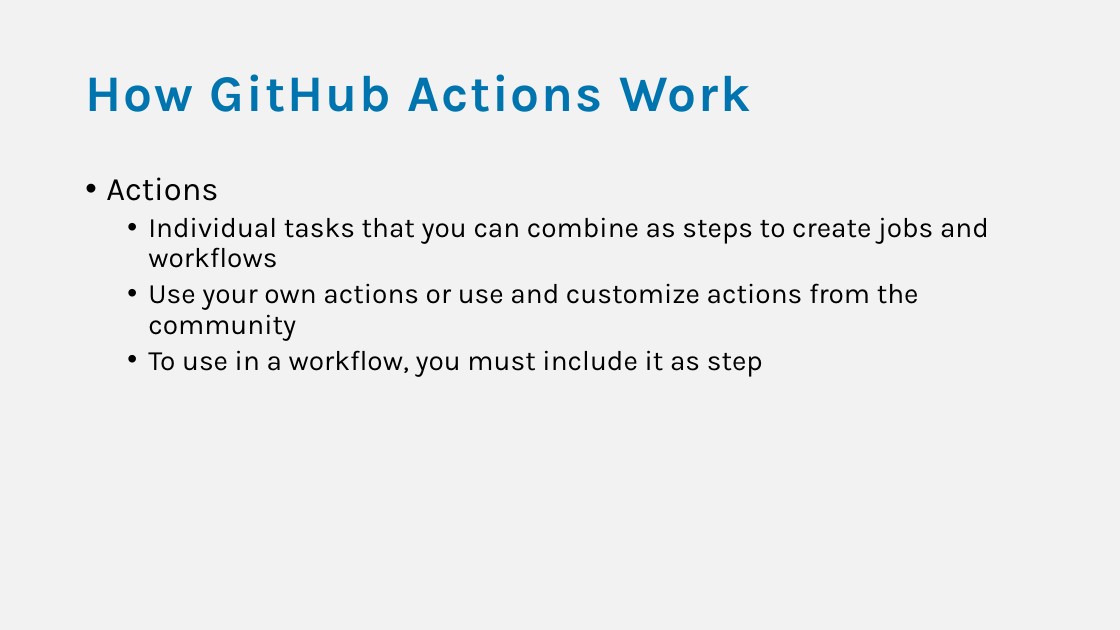
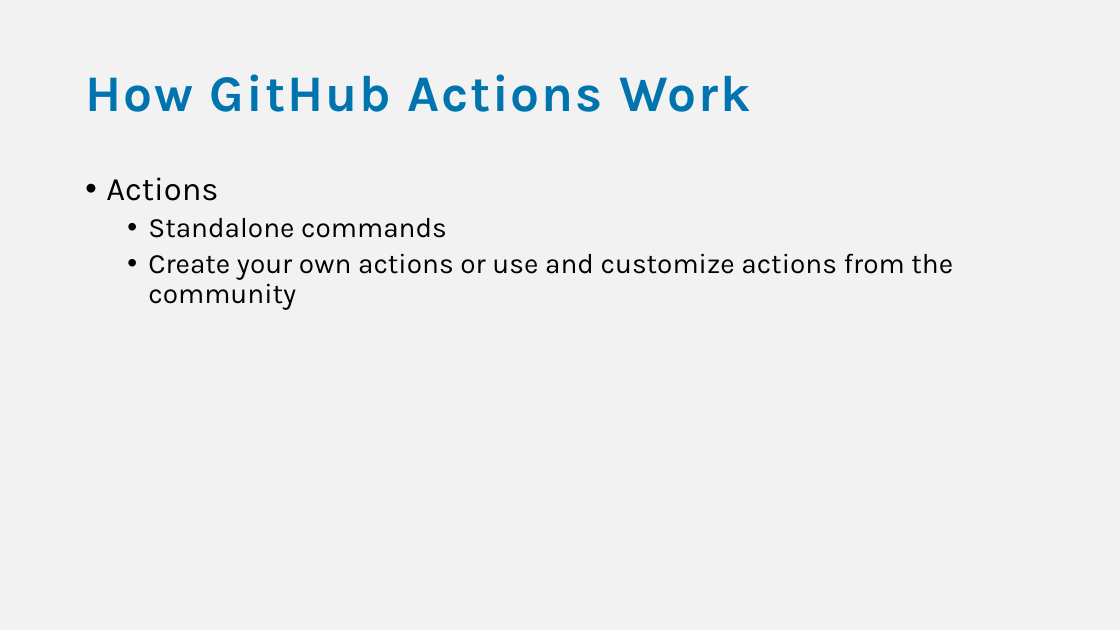
Before and after one commit to bjablonsky/GithubActions, a slide deck: slide 11 of slides/GithubActions-WorkflowsInYourRepo.pptx (slide 8 before the commit). Drawn at 1120x630 pixels with LibreOffice and Linux fonts; fonts in the diff are those of the drawing. Boxes give left, top, right and bottom in pixels: in the first picture for what was removed or moved away, otherwise in the second. Text is boxed around its words. In the diff, an @@ line names an element or a change of style, - is before the commit and + after.

```diff
--- a/slides/GithubActions-WorkflowsInYourRepo.pptx
+++ b/slides/GithubActions-WorkflowsInYourRepo.pptx
@@ text at bbox=[148, 218, 953, 310]: text changed @@
-  • Individual tasks that you can combine as steps to create jobs and workflows
-  • Use your own actions or use and customize actions from the community
-  • To use in a workflow, you must include it as step
+  • Standalone commands
+  • Create your own actions or use and customize actions from the community
```
Also in this commit, not shown: 13 other slides changed, 4 slides added, 1 slide removed, 1 other file.
